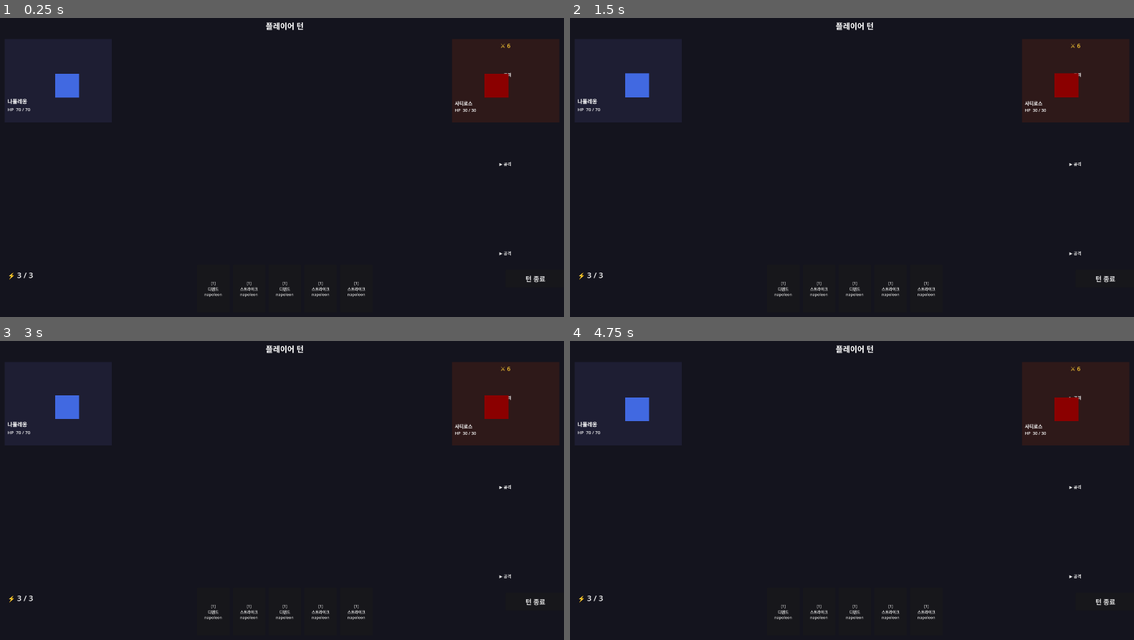
Above: before the commit, frames 1-4 (two rows, left to right).
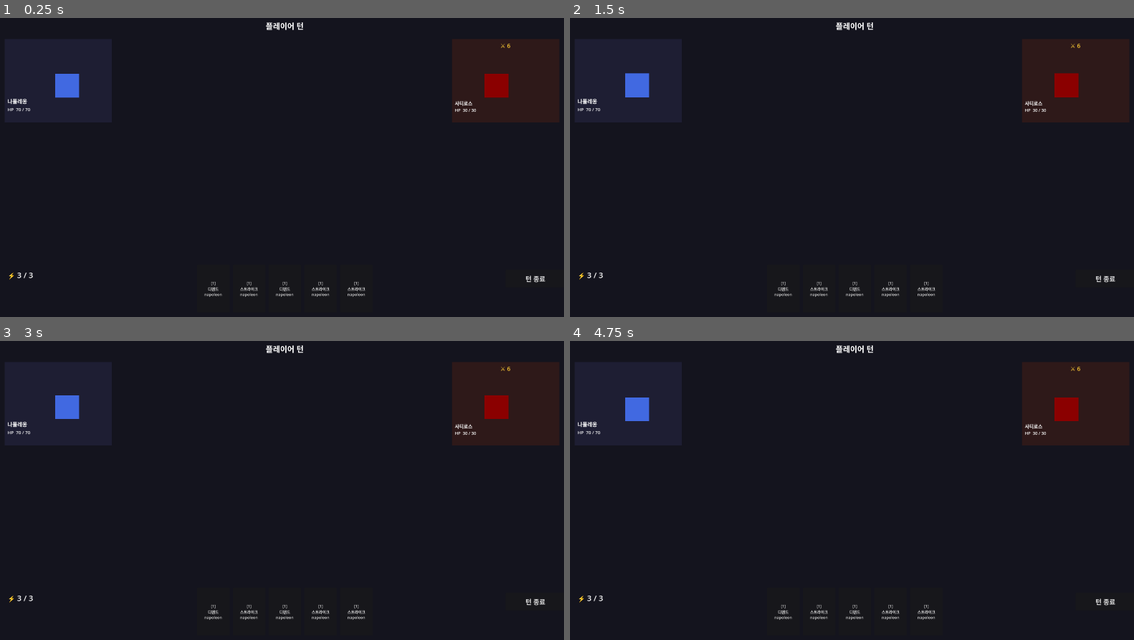
Above: after the commit, the same moments.

Repository: l980l/stsl
Game: Godot game, scene res://scenes/battle/battle_scene.tscn
The game is run twice, just before and just after one commit, with the same random seed, the same clock (stepped at 60 frames per second) and the same inputs. The project has no main scene, so this scene is started directly.
Inputs (mouse positions are in pixels of both pictures, inside the frame that each line leads up to):
- Up to frame 1 (0.25 s): no input
- Up to frame 2 (1.5 s): click (1077, 74) at 0.5 s, where only the run before the commit has a clickable "▶ 공격"; click (1077, 80) at 1.27 s
- Up to frame 3 (3 s): click (507, 487) at 2 s, where only the run before the commit has a clickable "▶ 공격"; click (507, 493) at 2.77 s
- Up to frame 4 (4.75 s): click (1077, 577) at 3.5 s, where only the run before the commit has a clickable "▶ 공격"; click (1077, 583) at 4.27 s

The runs differ from the first frame. In frame 1, less than 0.1% of the frame differs, in the area x 88-91%, y 18-80%; in frame 2, less than 0.1%; in frame 3, less than 0.1%; in frame 4, less than 0.1%.

Commit message:
fix: 적 클릭 영역을 슬롯 전체로 확장

Diff:
--- a/scenes/battle/battle_scene.gd
+++ b/scenes/battle/battle_scene.gd
@@ -121,13 +121,12 @@
 	intent_lbl.modulate = Color(1.0, 0.8, 0.2)
 	intent_lbl.horizontal_alignment = HORIZONTAL_ALIGNMENT_CENTER
 
-	# 클릭 버튼 (투명, 캐릭터 영역 위에 올림)
+	# 클릭 버튼 — 패널 전체를 커버 (텍스트 없음, flat)
 	var btn := Button.new()
 	btn.flat = true
-	btn.position = Vector2(ENEMY_X + 20, y + 40)
-	btn.size = Vector2(SLOT_W - 40, 160)
-	btn.add_theme_font_size_override("font_size", 14)
-	btn.text = "▶ 공격"
+	btn.position = Vector2(ENEMY_X, y)
+	btn.size = Vector2(SLOT_W, SLOT_H)
+	btn.text = ""
 	var captured_index := index
 	btn.pressed.connect(func(): _on_enemy_pressed(captured_index))
 	add_child(btn)
